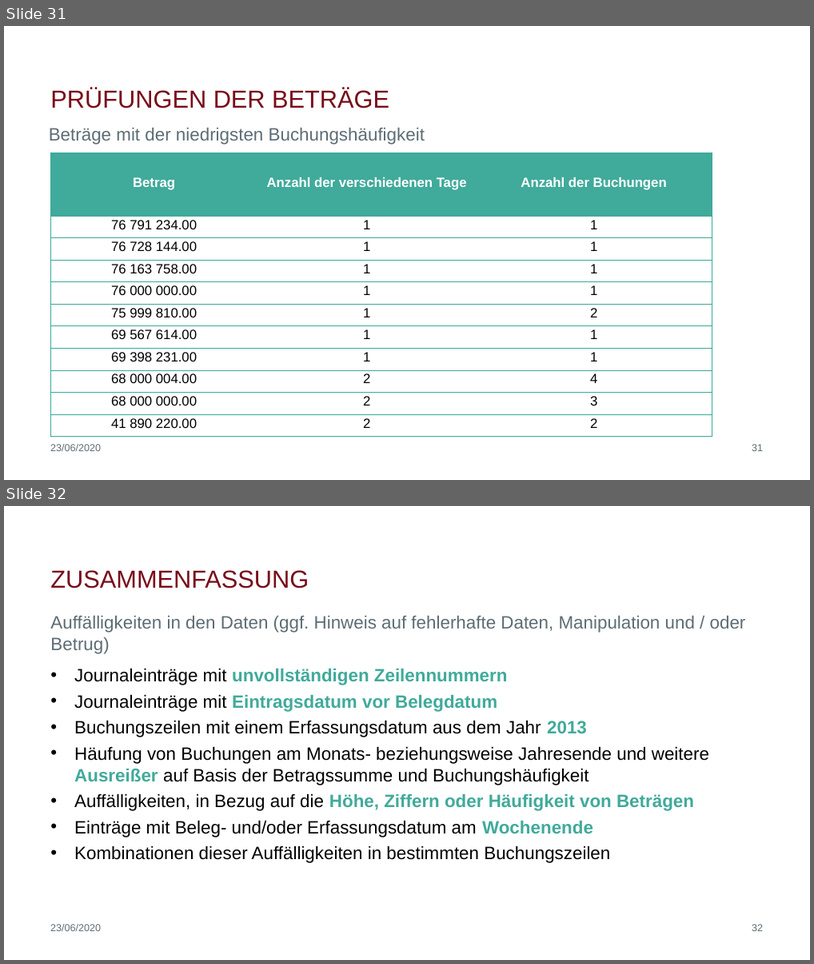
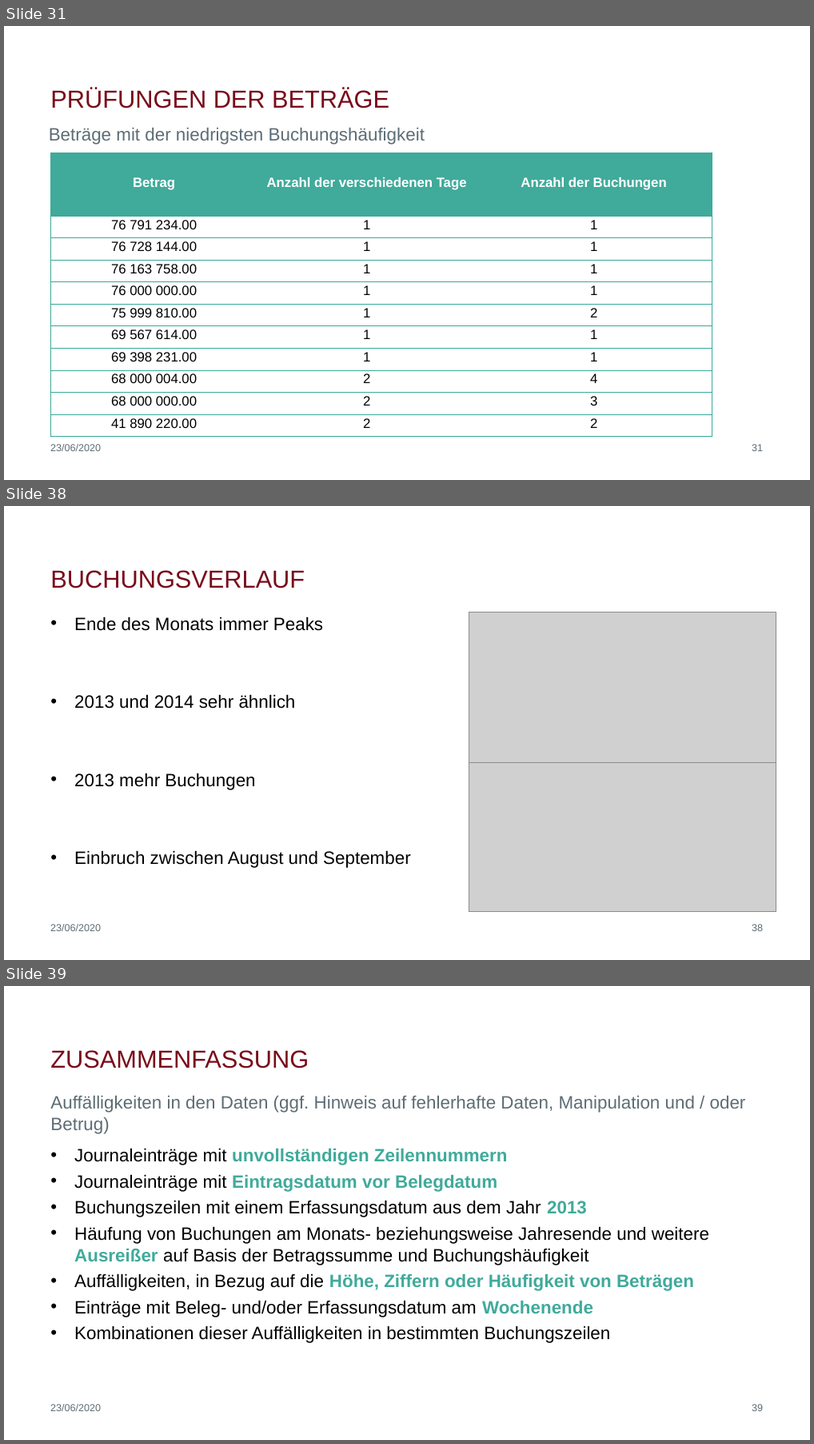
Before and after one commit to biegt/auditing_case_study, a slide deck: 04_output/Präsentation_Case_Study_1_Bieg_Krug.pptx. Shown one above the other, each under a label of ours: slides 31 and 32 before the commit, slides 31, 38 and 39 after it; the slides between them are not shown. The pictures are 814x964 and 814x1444 pixels, drawn with LibreOffice and Linux fonts; fonts in the diff are those of the drawing; grey boxes stand for pictures; background and template pictures are left out. Boxes give left, top, right and bottom in pixels: in the first picture for what was removed or moved away, otherwise in the second. Text is boxed around its words. In the diff, an @@ line names an element or a change of style, - is before the commit and + after.

```diff
--- a/04_output/Präsentation_Case_Study_1_Bieg_Krug.pptx
+++ b/04_output/Präsentation_Case_Study_1_Bieg_Krug.pptx
@@ slide 38 added at (x1=4, y1=506, x2=810, y2=960), background #FFFFFF @@
@@ title added at (x1=50, y1=570, x2=305, y2=588), 29.3 pt, text #790B1A @@
+BUCHUNGSVERLAUF
@@ text added at (x1=74, y1=616, x2=410, y2=868), 21.3 pt, text #000000 @@
+• Ende des Monats immer Peaks
+• 2013 und 2014 sehr ähnlich
+• 2013 mehr Buchungen
+• Einbruch zwischen August und September
@@ picture added at (x1=470, y1=612, x2=776, y2=763) @@
@@ picture added at (x1=470, y1=762, x2=776, y2=911) @@
@@ text added at (x1=50, y1=924, x2=101, y2=931), 12 pt, text #5D6C74 @@
+23/06/2020
@@ page number added at (x1=752, y1=924, x2=763, y2=931), 12 pt, text #5D6C74 @@
+38
@@ what was slide 32 is now slide 39 @@
@@ page number at (x1=752, y1=1404, x2=763, y2=1411): text changed @@
-32
+39
```
Also in this commit, not shown: 6 other slides added.
